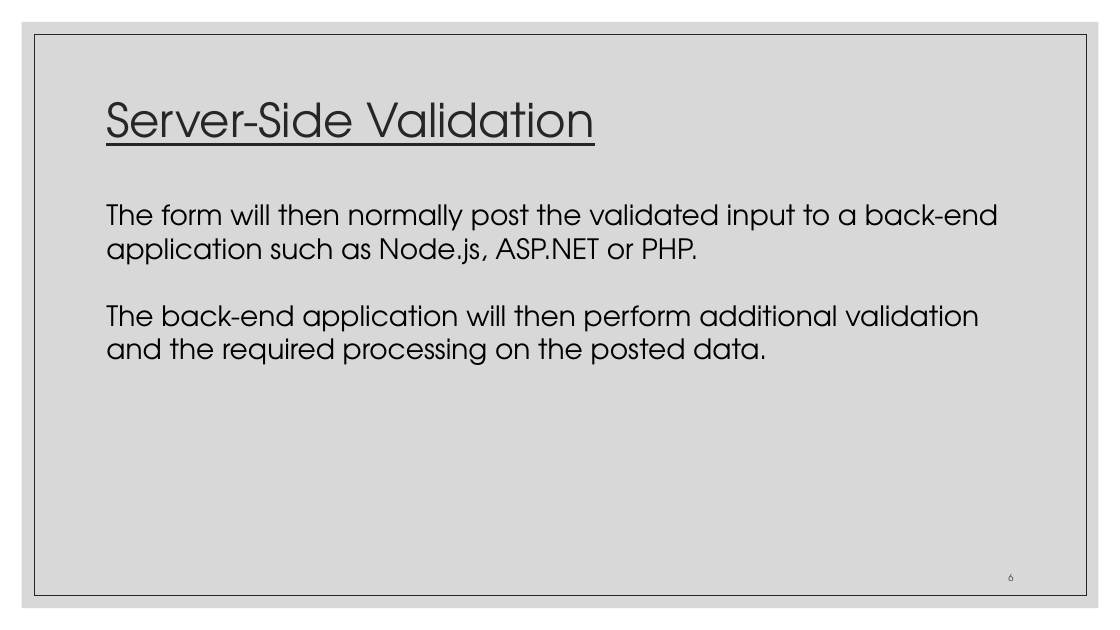
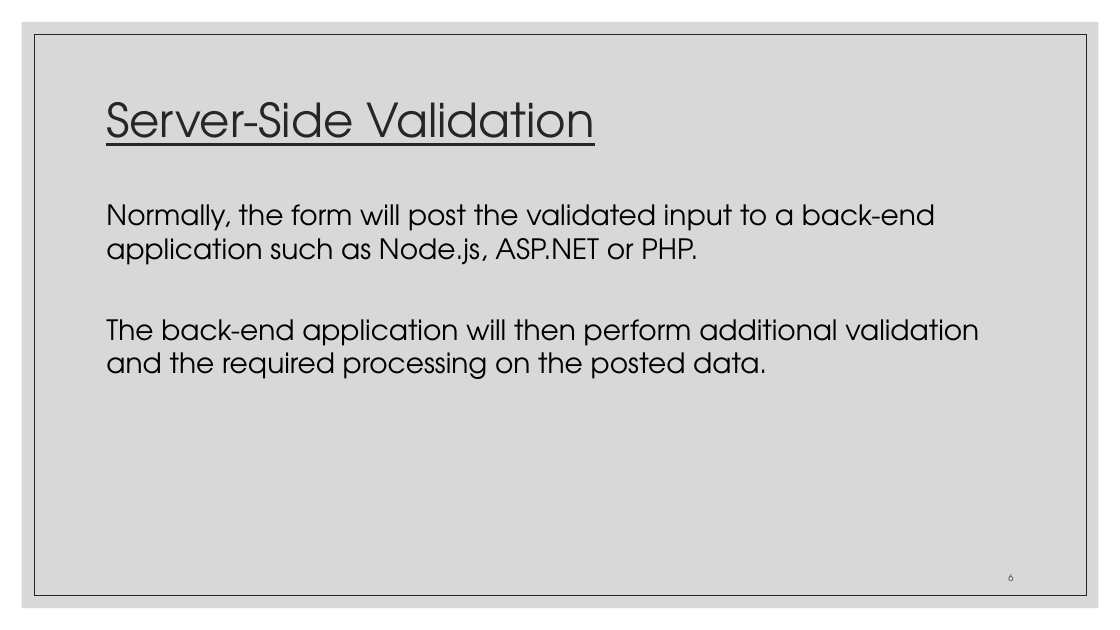
Before and after one commit to zackstotts/base-node-curriculum, a slide deck: slide 6 of unit_00/html_review/03 HTML Forms.pptx. Drawn at 1120x630 pixels with LibreOffice and Linux fonts; fonts in the diff are those of the drawing. Boxes give left, top, right and bottom in pixels: in the first picture for what was removed or moved away, otherwise in the second. Text is boxed around its words. In the diff, an @@ line names an element or a change of style, - is before the commit and + after.

```diff
--- a/unit_00/html_review/03 HTML Forms.pptx
+++ b/unit_00/html_review/03 HTML Forms.pptx
@@ text at (106, 204, 935, 265): text changed @@
-The form will then normally post the validated input to a back-end application such as Node.js, ASP.NET or PHP.
+Normally, the form will post the validated input to a back-end application such as Node.js, ASP.NET or PHP.
@@ text at (106, 319, 979, 379): more space between paragraphs @@
```
Also in this commit, not shown: 37 other slides changed.
